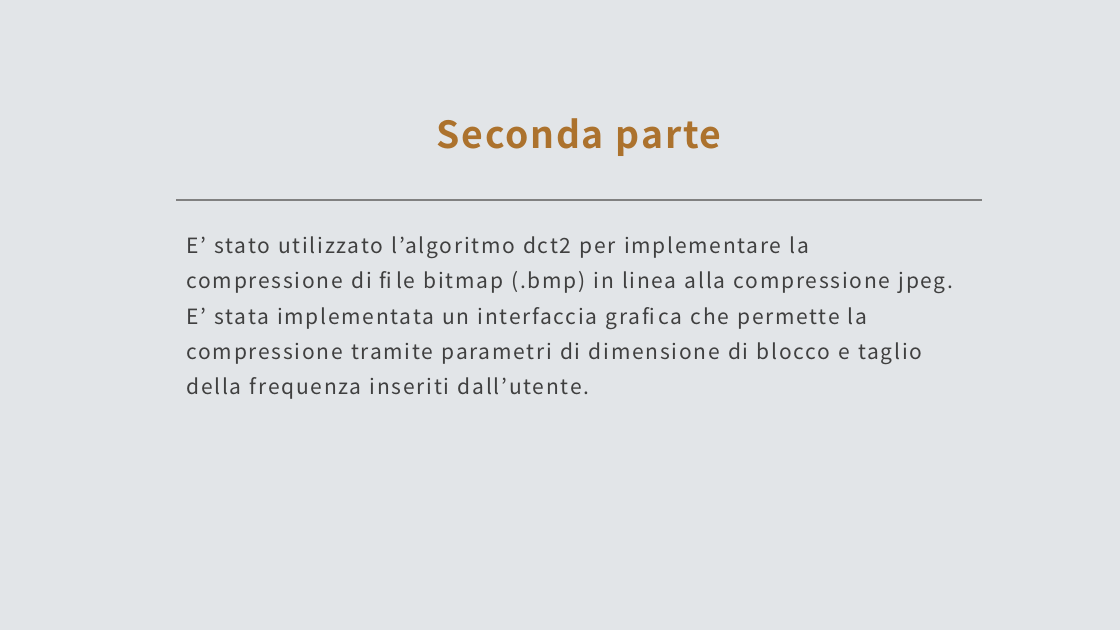
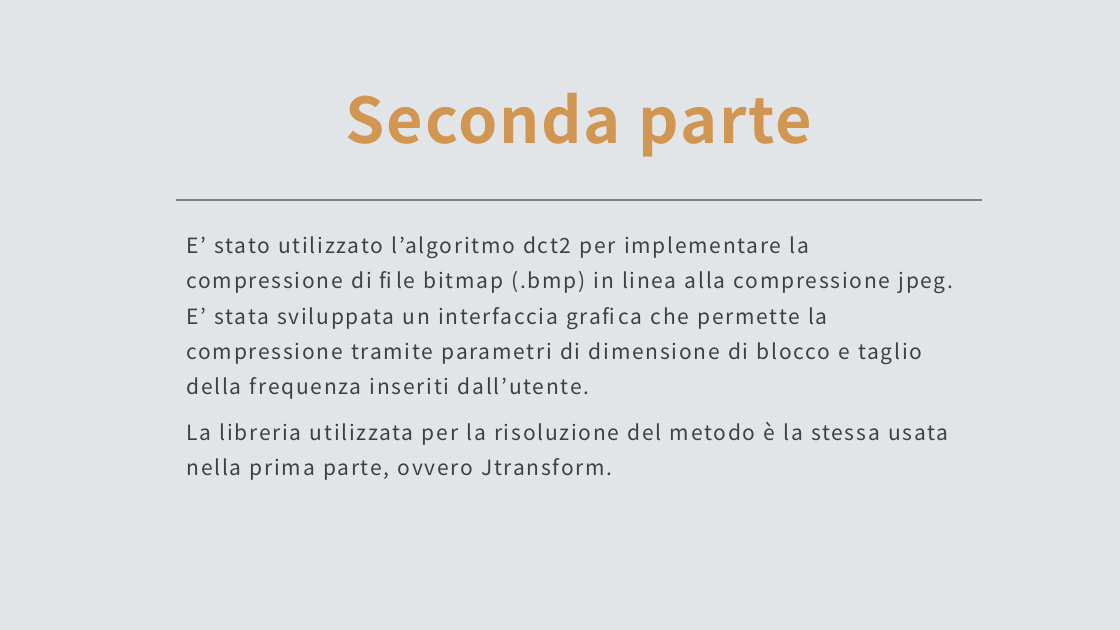
Before and after one commit to TittaLorenzo/jpegTranformerApp, a slide deck: slide 6 of jpegTransformerApp.pptx (slide 7 before the commit). Drawn at 1120x630 pixels with LibreOffice and Linux fonts; fonts in the diff are those of the drawing. Boxes give left, top, right and bottom in pixels: in the first picture for what was removed or moved away, otherwise in the second. Text is boxed around its words. In the diff, an @@ line names an element or a change of style, - is before the commit and + after.

Commit message:
agg pptx

```diff
--- a/jpegTransformerApp.pptx
+++ b/jpegTransformerApp.pptx
@@ title "Seconda parte" at box(346, 92, 812, 157): size 32 to 54 pt, text colour #AC722D to #D19651 @@
@@ text at box(186, 236, 954, 480): text changed @@
-E’ stato utilizzato l’algoritmo dct2 per implementare la compressione di file bitmap (.bmp) in linea alla compressione jpeg. E’ stata implementata un interfaccia grafica che permette la compressione tramite parametri di dimensione di blocco e taglio della frequenza inseriti dall’utente.
+E’ stato utilizzato l’algoritmo dct2 per implementare la compressione di file bitmap (.bmp) in linea alla compressione jpeg. E’ stata sviluppata un interfaccia grafica che permette la compressione tramite parametri di dimensione di blocco e taglio della frequenza inseriti dall’utente.
+La libreria utilizzata per la risoluzione del metodo è la stessa usata nella prima parte, ovvero Jtransform.
```
Also in this commit, not shown: 6 other slides changed, 1 slide removed, 1 other file.
